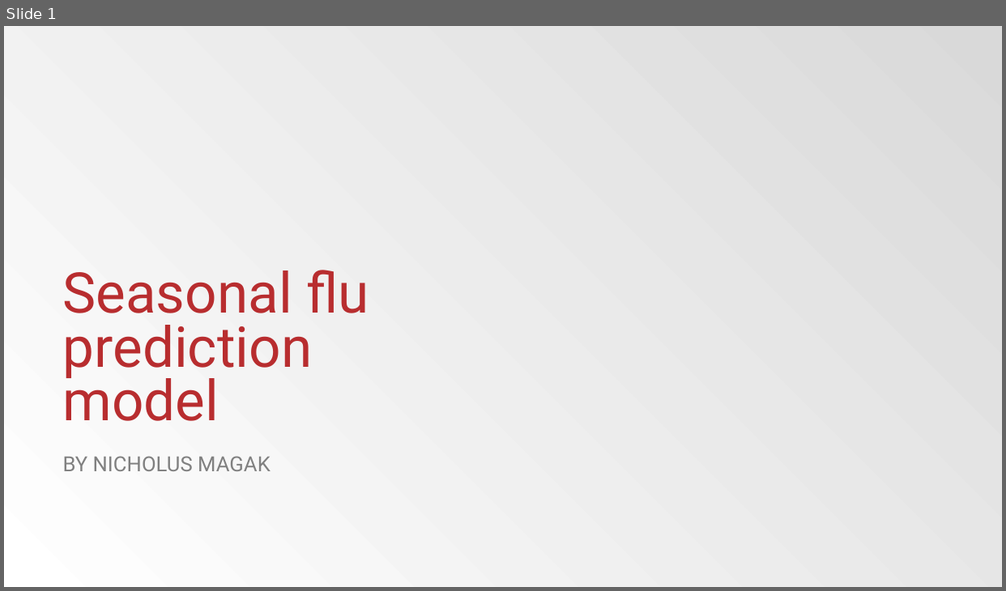
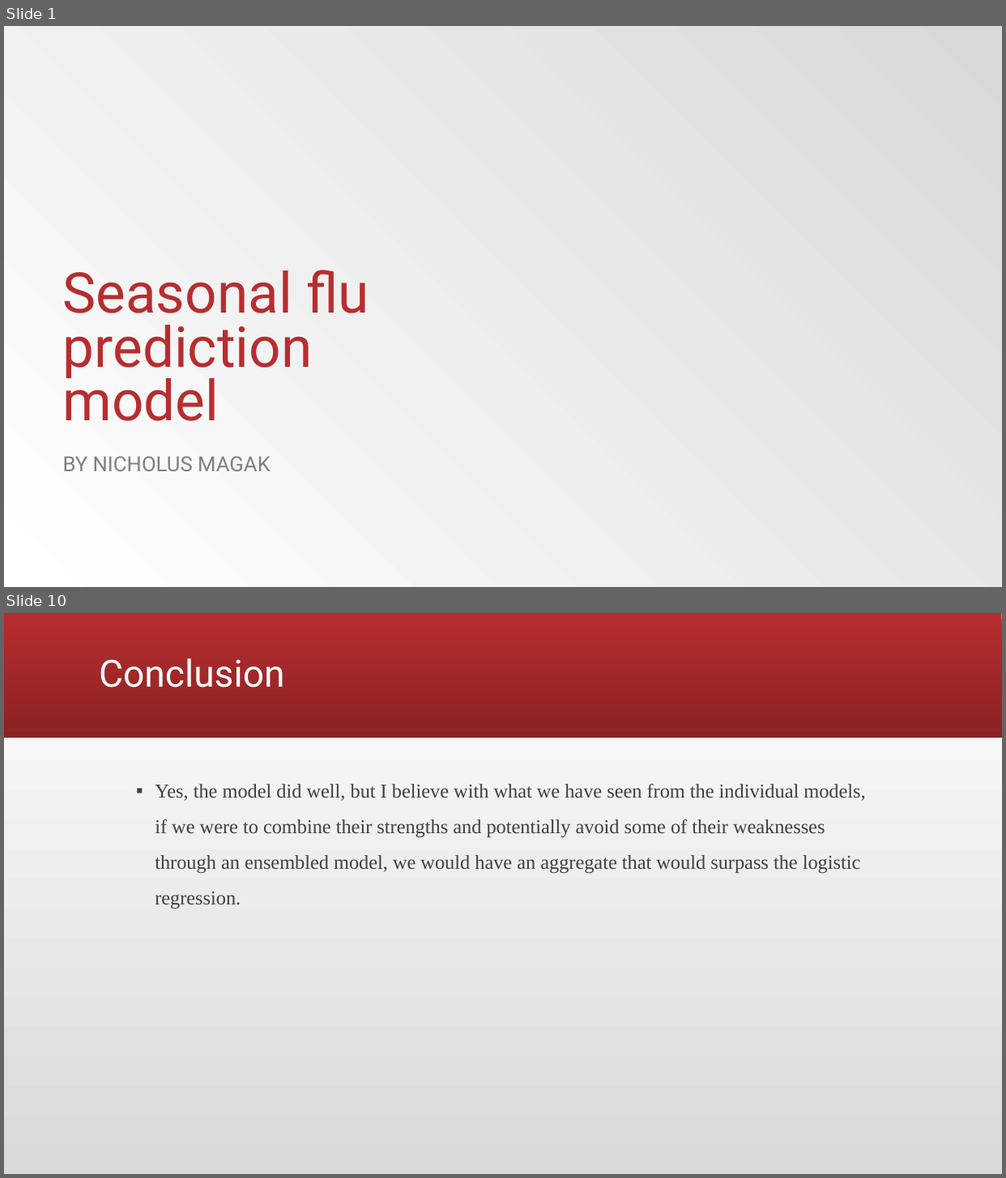
Before and after one commit to NicholusMagak/Phase_3_Project, a slide deck: Seasonal flu prediction model.pptx. Shown one above the other, each under a label of ours: slide 1 before the commit, slides 1 and 10 after it; the slides between them are not shown. The pictures are 1006x591 and 1006x1178 pixels, drawn with LibreOffice and Linux fonts; fonts in the diff are those of the drawing; background and template pictures are left out. Boxes give left, top, right and bottom in pixels: in the first picture for what was removed or moved away, otherwise in the second. Text is boxed around its words. In the diff, an @@ line names an element or a change of style, - is before the commit and + after.

```diff
--- a/Seasonal flu prediction model.pptx
+++ b/Seasonal flu prediction model.pptx
@@ slide 10 added at (4,613,1002,1174), background gradient #D9D9D9 to #FFFFFF @@
@@ rectangle added at (4,613,1002,738), fill gradient #B82D2F to #8A2223 @@
@@ title added at (99,658,285,688), 36 pt, text #FFFFFF @@
+Conclusion
@@ text added at (155,784,865,909), 19 pt, text #404040 @@
+▪ Yes, the model did well, but I believe with what we have seen from the individual models, if we were to combine their strengths and potentially avoid some of their weaknesses through an ensembled model, we would have an aggregate that would surpass the logistic regression.
```
Also in this commit, not shown: 4 slides changed, 4 other slides added, 4 slides removed.
